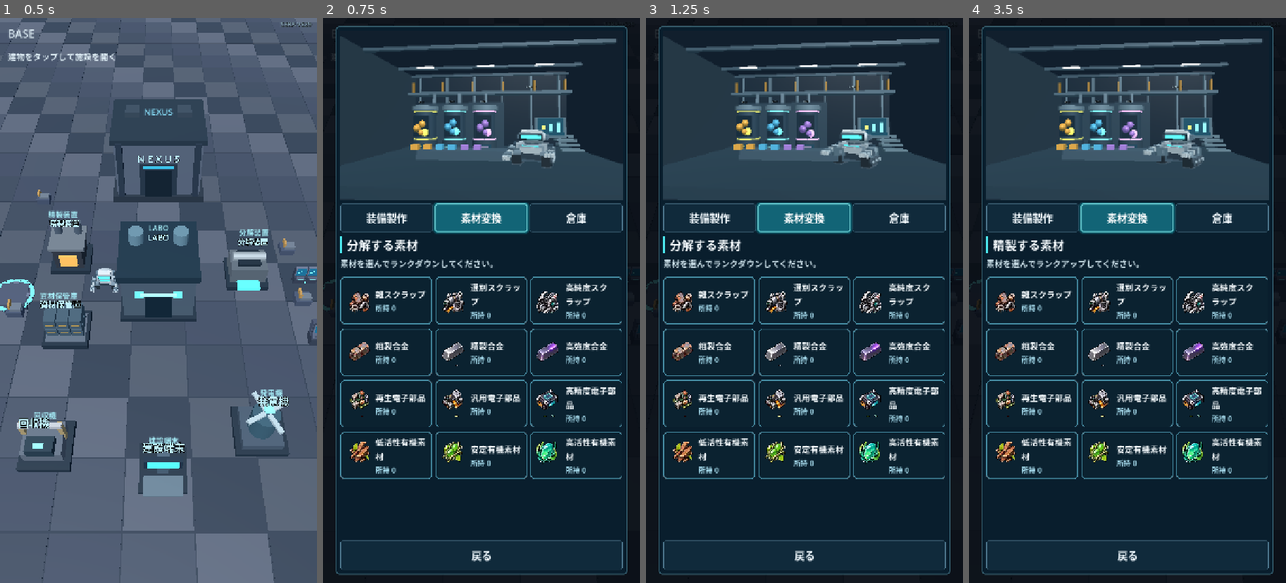
Above: before the commit, frames 1-4 (left to right).
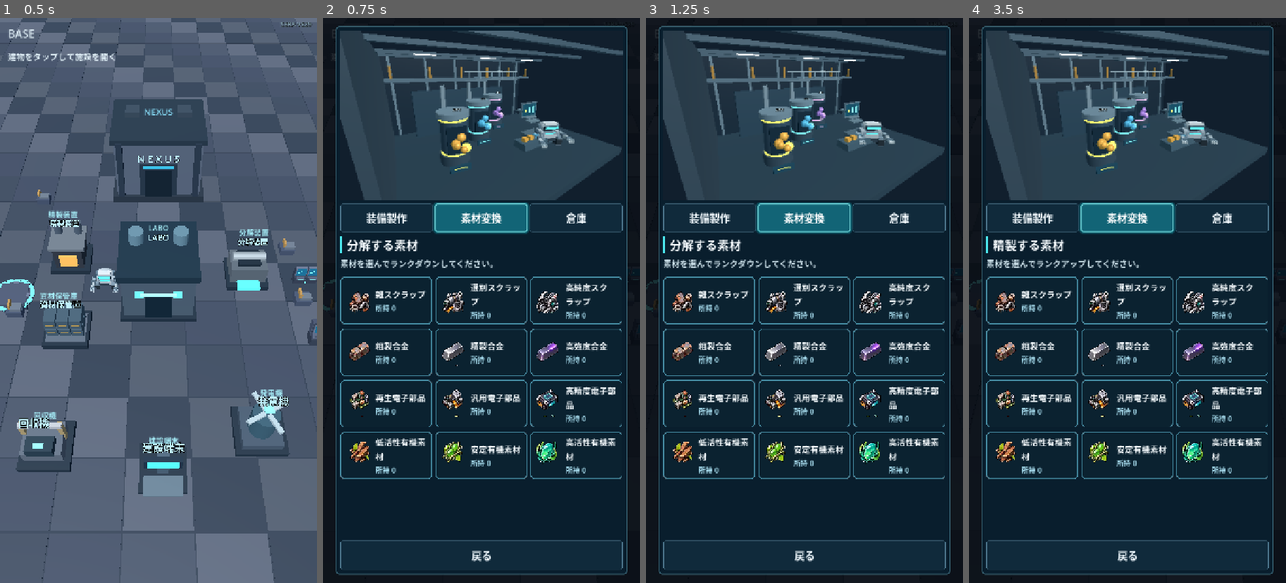
Above: after the commit, the same moments.

Repository: shejklgaia-png/-
Game: Godot game, scene res://scenes/base_exploration.tscn
The game is run twice, just before and just after one commit, with the same random seed, the same clock (stepped at 60 frames per second) and the same inputs.
Inputs (mouse positions are in pixels of both pictures, inside the frame that each line leads up to):
- Up to frame 1 (0.5 s): no input
- Up to frame 2 (0.75 s): tap Enter at 0.5 s; move the mouse to (551, 272) at 0.52 s; hold Right (ui_right) from 0.53 s (still down); tap G at 0.6 s; click (551, 272) at 0.67 s
- Up to frame 3 (1.25 s): keep holding Right (ui_right); tap Space at 0.77 s
- Up to frame 4 (3.5 s): release Right (ui_right) at 1.25 s; click "再生電子部品 所持 0" at 1.25 s; click "装備製作" at 2 s; click "素材変換" at 2.75 s

Frame 1 is identical in both runs. In frame 2, 9.6% of the frame differs, in the area x 5-95%, y 2-33%; in frame 3, 9.7%; in frame 4, 9.7%.

Commit message:
Stage LABO as three cinematic compositions with canted workcells, diagonal vessels and staggered rack bays

Diff:
--- a/scripts/labo_hero_stage.gd
+++ b/scripts/labo_hero_stage.gd
@@ -92,9 +92,31 @@
         Vector3(0.18, 4.50, 6.35), Color("#263d4e"))
     _block(printer_group, "PrinterGantryOverhang", Vector3(-2.20, 3.75, -0.65),
         Vector3(3.95, 0.21, 2.75), Color("#394f61"))
-    _block(printer_group, "PrinterFloorSafetyLine", Vector3(-1.92, 0.017, 1.88),
+    _block(printer_group, "PrinterFloorSafetyLine", Vector3(-2.24, 0.017, 2.01),
         Vector3(3.5, 0.018, 0.10), Color("#d9a94e"))
-    # Additional architectural depth like the reference 3D laboratory.
+    # Asymmetric suspended service walkway: architectural diagonals converge
+    # on the foreground printer rather than mirroring the opposite wall.
+    var upper_walkway := Node3D.new()
+    upper_walkway.name = "PrinterHighServiceBridge"
+    upper_walkway.position = Vector3(1.14, 3.52, -2.60)
+    upper_walkway.rotation.y = -0.36
+    printer_group.add_child(upper_walkway)
+    _block(upper_walkway, "BridgeDeck", Vector3.ZERO,
+        Vector3(3.65, 0.11, 0.84), Color("#425a6a"))
+    _block(upper_walkway, "OpenSideGuard", Vector3(0, 0.48, 0.38),
+        Vector3(3.66, 0.06, 0.07), Color("#7898a7"))
+    for k in range(5):
+        _block(upper_walkway, "BridgeBaluster",
+            Vector3(-1.53 + float(k)*0.77, 0.23, 0.38),
+            Vector3(0.045, 0.46, 0.05), Color("#708594"))
+    # Distinct front/right close-up structure introduces foreground parallax.
+    _block(printer_group, "RightMaintenancePedestal", Vector3(3.35, 0.45, 1.35),
+        Vector3(0.92, 0.90, 1.03), Color("#415767"))
+    _block(printer_group, "RightMaintenanceLight", Vector3(3.35, 0.87, 1.90),
+        Vector3(0.55, 0.07, 0.05), Color("#c1a04d"), true)
+    _block(printer_group, "RightWallPipe", Vector3(3.63, 2.83, -2.84),
+        Vector3(0.11, 1.95, 0.18), Color("#8a9daa"))
+    # Framing beams belong only to the printing hall.
     for z in [-2.65, -1.25, 0.15]:
         _block(printer_group, "CeilingRail", Vector3(0, 4.05, z),
             Vector3(8.0, 0.15, 0.16), Color("#304b5c"))
@@ -181,7 +203,7 @@
     for i in range(4):
         _block(room, "InventoryStatusBar", Vector3(0.55, 2.51-float(i)*0.19, -4.395),
             Vector3(0.60, 0.04, 0.015), Color("#5ebacb"), true)
-    _block(room, "SorterScannerRail", Vector3(0.13, 1.10, 0.10),
+    _block(room, "SorterScannerRail", Vector3(0.28, 1.10, -0.40),
         Vector3(1.30, 0.075, 0.07), Color("#748f9a"))
     _sign(room, "H02", Vector3(-2.65, 2.60, -1.89), 28)
     _sign(room, "B02", Vector3(2.65, 2.60, -1.89), 28)
@@ -195,7 +217,8 @@
     var light := Color("#5abce4")
     var pivot := Node3D.new()
     pivot.name = "Printer"
-    pivot.position = Vector3(-1.96, 0, -0.40)
+    pivot.position = Vector3(-2.30, 0, 0.28)
+    pivot.rotation.y = 0.37 # Three-quarter gantry, not a square-on elevation.
     printer_group.add_child(pivot)
     _block(pivot, "Platform", Vector3(0, 0.29, 0),
         Vector3(2.10, 0.40, 1.60), dark)
@@ -220,7 +243,8 @@
             Vector3(0.08, 0.065, 0.05), light, true)
     printer_nozzle = Node3D.new()
     printer_nozzle.name = "PrinterNozzle"
-    printer_nozzle.position = Vector3(-1.96, 1.73, -0.40)
+    printer_nozzle.position = Vector3(-2.30, 1.73, 0.28)
+    printer_nozzle.rotation.y = pivot.rotation.y
     printer_group.add_child(printer_nozzle)
     _block(printer_nozzle, "ToolHead", Vector3(0, 0, 0),
         Vector3(0.43, 0.38, 0.42), Color("#92a8b7"))
@@ -228,7 +252,8 @@
         Vector3(0.10, 0.20, 0.10), light, true)
     printed_part = Node3D.new()
     printed_part.name = "PrintedPart"
-    printed_part.position = Vector3(-1.96, 0.70, -0.40)
+    printed_part.position = Vector3(-2.30, 0.70, 0.28)
+    printed_part.rotation.y = pivot.rotation.y
     printer_group.add_child(printed_part)
     _block(printed_part, "ArmorShell", Vector3.ZERO,
         Vector3(0.95, 0.38, 0.57), Color("#94aec1"))
@@ -236,7 +261,7 @@
         Vector3(0.43, 0.13, 0.35), Color("#3b718d"))
     _block(printed_part, "PrintEdge", Vector3(0, -0.22, 0.31),
         Vector3(0.95, 0.065, 0.035), light, true)
-    # The reference shows a broad enclosed gantry and a solid helmet shell.
+    # An imposing enclosed gantry and a solid manufactured helmet shell.
     _block(pivot, "GantrySideArmorL", Vector3(-1.08, 1.43, 0),
         Vector3(0.16, 2.14, 1.65), Color("#526b7c"))
     _block(pivot, "GantrySideArmorR", Vector3(1.08, 1.43, 0),
@@ -254,22 +279,31 @@
             Vector3(0.105, 0.06, 0.025), Color("#dfac45"), true)
 
 func _build_terminal() -> void:
-    _block(printer_group, "TerminalColumn", Vector3(2.24, 0.62, -0.35),
+    # The inspection console is turned toward the oblique camera and set
+    # deeper than the printer rather than forming a flat parallel row.
+    var console := Node3D.new()
+    console.name = "PrinterInspectionStation"
+    console.position = Vector3(1.90, 0.0, -1.43)
+    console.rotation.y = 0.43
+    printer_group.add_child(console)
+    _block(console, "TerminalColumn", Vector3(0, 0.62, 0),
         Vector3(0.38, 1.12, 0.36), Color("#486476"))
-    _block(printer_group, "TerminalConsole", Vector3(2.24, 1.06, -0.2),
+    _block(console, "TerminalConsole", Vector3(0, 1.06, 0.16),
         Vector3(1.27, 0.18, 0.87), Color("#486476"))
     var screen := Node3D.new()
     screen.name = "TerminalScreen"
-    screen.position = Vector3(2.24, 1.60, -0.65)
+    screen.position = Vector3(0, 1.62, -0.27)
     screen.rotation.x = -0.22
-    printer_group.add_child(screen)
+    console.add_child(screen)
     _block(screen, "DisplayBack", Vector3.ZERO,
         Vector3(1.38, 0.91, 0.08), Color("#425e6c"))
     _block(screen, "DisplayGlass", Vector3(0, 0, 0.055),
         Vector3(1.22, 0.76, 0.022), Color("#183a4f"))
     for row in range(4):
-        _block(screen, "ReadoutLine", Vector3(-0.22, 0.26 - row * 0.16, 0.07),
-            Vector3(0.59 - row * 0.04, 0.025, 0.008), Color("#45b1d2"), true)
+        _block(screen, "ReadoutLine",
+            Vector3(-0.22, 0.26 - float(row)*0.16, 0.07),
+            Vector3(0.59 - float(row)*0.04, 0.025, 0.008),
+            Color("#45b1d2"), true)
     _block(screen, "ReadoutModel", Vector3(0.39, 0.01, 0.07),
         Vector3(0.26, 0.36, 0.008), Color("#6cd9f0"), true)
     _block(screen, "ScreenCorner", Vector3(0.49, -0.27, 0.073),
@@ -302,29 +336,41 @@
     converter_group = Node3D.new()
     converter_group.name = "MaterialConversionScene"
     add_child(converter_group)
-    _block(converter_group, "MachineBackplane", Vector3(-1.50, 1.25, -2.85),
-        Vector3(4.95, 2.75, 0.36), Color("#2f4656"))
     var glows: Array[Color] = [
         Color("#edac49"), Color("#56b8e0"), Color("#aa80d7")]
+    # Three LARGE tanks step diagonally away from the left foreground.
+    # Tank internals remain consistent; the placement is NOT a straight row.
+    var stations: Array[Vector2] = [
+        Vector2(-2.75, 0.10),
+        Vector2(-0.91, -1.22),
+        Vector2(0.90, -2.50)]
+    _block(converter_group, "RefineryBackingMachinery",
+        Vector3(-0.70, 1.35, -3.49),
+        Vector3(6.15, 2.65, 0.29), Color("#294354"))
     for i in range(3):
-        var x: float = -3.05 + float(i) * 1.50
-        _cylinder(converter_group, "ChamberBase", Vector3(x, 0.45, -1.52),
+        var x: float = stations[i].x
+        var z: float = stations[i].y
+        var station := Node3D.new()
+        station.name = "RefineryVessel_%d" % i
+        station.position = Vector3(x, 0, z)
+        # Face toward the high left-side service camera.
+        station.rotation.y = -0.14
+        converter_group.add_child(station)
+        _cylinder(station, "ChamberBase", Vector3(0, 0.45, 0),
             0.62, 0.40, Color("#354a59"))
-        _cylinder(converter_group, "ChamberBody", Vector3(x, 1.35, -1.52),
+        _cylinder(station, "ChamberBody", Vector3(0, 1.35, 0),
             0.53, 1.52, Color("#344c5e"))
-        # Open front of the opaque chamber, so the emissive contents remain
-        # visible without costly refractive glass/transparency passes.
-        _block(converter_group, "ChamberWindow", Vector3(x, 1.33, -0.98),
-            Vector3(0.75, 1.03, 0.08), Color("#132c3c"))
-        _cylinder(converter_group, "ChamberRoof", Vector3(x, 2.22, -1.52),
+        _block(station, "ChamberWindow", Vector3(0, 1.33, 0.54),
+            Vector3(0.75, 1.03, 0.075), Color("#132c3c"))
+        _cylinder(station, "ChamberRoof", Vector3(0, 2.22, 0),
             0.65, 0.20, Color("#6e8795"))
-        _cylinder(converter_group, "RingTop", Vector3(x, 2.03, -1.52),
+        _cylinder(station, "RingTop", Vector3(0, 2.03, 0),
             0.56, 0.07, glows[i], true)
-        _cylinder(converter_group, "RingLower", Vector3(x, 0.70, -1.52),
+        _cylinder(station, "RingLower", Vector3(0, 0.70, 0),
             0.56, 0.07, glows[i], true)
         var rotor := Node3D.new()
         rotor.name = "CrystalRotor_" + str(i)
-        rotor.position = Vector3(x, 1.25, -0.87)
+        rotor.position = Vector3(x, 1.25, z + 0.68)
         converter_group.add_child(rotor)
         converter_crystals.append(rotor)
         for j in range(5):
@@ -338,64 +384,93 @@
             crystal.mesh = gem
             crystal.material_override = _paint(glows[i], j == 0)
             crystal.position = Vector3(
-                0.21 * cos(float(j) * 2.5),
-                -0.23 + float(j % 3) * 0.20,
-                0.11 * sin(float(j) * 2.5))
+                0.21*cos(float(j)*2.5),
+                -0.23+float(j % 3)*0.20,
+                0.11*sin(float(j)*2.5))
             rotor.add_child(crystal)
-        # A pipe joint and illuminated status stripe identify each station.
-        _block(converter_group, "PipeUpright", Vector3(x, 2.70, -2.75),
-            Vector3(0.15, 0.92, 0.13), Color("#718897"))
-        _block(converter_group, "StatusScreen", Vector3(x, 0.40, -0.62),
-            Vector3(0.72, 0.24, 0.06), Color("#21495d"))
-        _block(converter_group, "Readout", Vector3(x, 0.42, -0.57),
-            Vector3(0.47, 0.03, 0.015), glows[i], true)
-    for i in range(3):
-        _sign(converter_group, "REF %d" % (i+1),
-            Vector3(-3.05 + float(i)*1.50, 2.48, -0.90), 25)
-    _block(converter_group, "ServiceBench", Vector3(0, 0.29, 0.42),
-        Vector3(4.9, 0.35, 0.76), Color("#435b6b"))
+        _block(station, "FeedPipe", Vector3(-0.22, 2.72, -0.78),
+            Vector3(0.17, 0.95, 0.14), Color("#7d929e"))
+        _block(station, "StatusScreen", Vector3(0, 0.40, 0.90),
+            Vector3(0.76, 0.25, 0.065), Color("#21495d"))
+        _block(station, "Readout", Vector3(0, 0.42, 0.95),
+            Vector3(0.50, 0.03, 0.015), glows[i], true)
+        _sign(station, "REF %d" % (i+1),
+            Vector3(0, 2.52, 0.72), 28)
+    # Far-side raised operator platform adds a second architectural plane.
+    var catwalk := Node3D.new()
+    catwalk.name = "OverheadObliqueRefineryBridge"
+    catwalk.position = Vector3(1.15, 3.24, -3.18)
+    catwalk.rotation.y = -0.34
+    converter_group.add_child(catwalk)
+    _block(catwalk, "Walkway", Vector3.ZERO,
+        Vector3(3.55, 0.15, 0.75), Color("#68808e"))
+    _block(catwalk, "SafetyRail", Vector3(0, 0.46, 0.37),
+        Vector3(3.5, 0.07, 0.05), Color("#aec1c8"))
+    for k in range(5):
+        _block(catwalk, "CatwalkBaluster",
+            Vector3(-1.48+float(k)*0.74, 0.23, 0.37),
+            Vector3(0.05, 0.44, 0.05), Color("#8ca8b5"))
+    # Sample sorting occupies the open right foreground, NOT in front of tank 1.
+    _block(converter_group, "SampleExchangeBench", Vector3(1.60, 0.29, 0.73),
+        Vector3(2.65, 0.35, 0.72), Color("#445f6e"))
     for j in range(6):
-        var box_x: float = -2.65 + float(j) * 0.49
-        _block(converter_group, "SortedMaterials", Vector3(box_x, 0.54, 0.46),
-            Vector3(0.27, 0.20, 0.23), glows[int(j/2)])
+        var box_x: float = 0.59 + float(j)*0.40
+        _block(converter_group, "SortedMaterials",
+            Vector3(box_x, 0.54, 0.75),
+            Vector3(0.24, 0.20, 0.23), glows[int(j / 2)])
 
 func _build_warehouse() -> void:
     warehouse_group = Node3D.new()
     warehouse_group.name = "WarehouseScene"
     add_child(warehouse_group)
-    # Industrial shelving in depth; small solid bins are instanced geometry,
-    # never separate UI controls, and stay under one hundred static meshes.
+    # Two rack banks have very different distances from camera. Their
+    # individually turned faces create a receding, asymmetric warehouse aisle.
     for side in [-1, 1]:
-        var x: float = float(side) * 2.65
-        _block(warehouse_group, "RackBack", Vector3(x, 1.67, -2.45),
-            Vector3(2.15, 3.15, 0.16), Color("#253d4c"))
+        var bay := Node3D.new()
+        bay.name = "RackBay_Left" if side < 0 else "RackBay_Right"
+        bay.position = (Vector3(-2.66, 0.0, 0.12) if side < 0
+            else Vector3(2.70, 0.0, -2.03))
+        bay.rotation.y = -0.31 if side < 0 else 0.16
+        warehouse_group.add_child(bay)
+        _block(bay, "RackBack", Vector3(0, 1.67, -0.26),
+            Vector3(2.18, 3.18, 0.16), Color("#253d4c"))
         for col in range(3):
             for row in range(4):
-                var box_x: float = x - 0.68 + float(col) * 0.67
-                var box_y: float = 0.59 + float(row) * 0.67
-                _block(warehouse_group, "StorageBin", Vector3(box_x, box_y, -2.23),
+                var box_x: float = -0.68 + float(col)*0.67
+                var box_y: float = 0.59 + float(row)*0.67
+                _block(bay, "StorageBin", Vector3(box_x, box_y, -0.02),
                     Vector3(0.53, 0.45, 0.40), Color("#536c7b"))
-                _block(warehouse_group, "BinID", Vector3(box_x, box_y+0.10, -1.99),
+                _block(bay, "BinID", Vector3(box_x, box_y+0.10, 0.20),
                     Vector3(0.36, 0.08, 0.02), Color("#a9ccd9"))
-                _block(warehouse_group, "BinHandle", Vector3(box_x, box_y-0.12, -1.99),
+                _block(bay, "BinHandle", Vector3(box_x, box_y-0.12, 0.20),
                     Vector3(0.17, 0.04, 0.025), Color("#253c4e"))
         for row in range(5):
-            _block(warehouse_group, "ShelfBar", Vector3(x, 0.26+float(row)*0.67, -2.08),
+            _block(bay, "ShelfBar", Vector3(0, 0.26+float(row)*0.67, 0.09),
                 Vector3(2.25, 0.09, 0.52), Color("#718b98"))
         for edge in [-1.12, 1.12]:
-            _block(warehouse_group, "RackPost", Vector3(x+edge, 1.66, -2.04),
+            _block(bay, "RackPost", Vector3(edge, 1.66, 0.07),
                 Vector3(0.11, 3.40, 0.12), Color("#7793a0"))
-    _sign(warehouse_group, "H01",
-        Vector3(-2.65, 3.20, -2.08), 40)
-    _sign(warehouse_group, "B01",
-        Vector3(2.65, 3.20, -2.08), 40)
-    _block(warehouse_group, "SortingTable", Vector3(0.13, 0.51, 0.06),
+        _sign(bay, "H01" if side < 0 else "B01",
+            Vector3(0, 3.20, 0.16), 42)
+    # Off-center inventory processing table establishes a distinct third layer.
+    _block(warehouse_group, "SortingTable", Vector3(0.28, 0.51, -0.41),
         Vector3(1.25, 0.28, 0.84), Color("#465e6d"))
-    _block(warehouse_group, "ScanningPanel", Vector3(0.13, 0.70, 0.10),
+    _block(warehouse_group, "ScanningPanel", Vector3(0.28, 0.70, -0.37),
         Vector3(1.05, 0.07, 0.67), Color("#23495d"))
     for col in range(4):
-        _block(warehouse_group, "SortingReadout", Vector3(-0.25+float(col)*0.25, 0.75, 0.05),
+        _block(warehouse_group, "SortingReadout",
+            Vector3(-0.10+float(col)*0.25, 0.75, -0.40),
             Vector3(0.13, 0.02, 0.44), Color("#56b6d3"), true)
+    # Small foreground crane at an angle, not a parallel rack row.
+    var overhead_rail := Node3D.new()
+    overhead_rail.name = "WarehouseConveyorOverhead"
+    overhead_rail.position = Vector3(0.80, 3.90, -1.05)
+    overhead_rail.rotation.y = 0.36
+    warehouse_group.add_child(overhead_rail)
+    _block(overhead_rail, "ConveyorRail", Vector3.ZERO,
+        Vector3(3.45, 0.22, 0.24), Color("#6c8491"))
+    _block(overhead_rail, "ConveyorLuminousStrip", Vector3(0, -0.14, 0.10),
+        Vector3(3.35, 0.045, 0.04), Color("#6cc2d8"), true)
 
 func _ready() -> void:
     var world := WorldEnvironment.new()
@@ -425,7 +500,7 @@
     _build_crate()
     warehouse_scanner = Node3D.new()
     warehouse_scanner.name = "TravelingInventoryScanner"
-    warehouse_scanner.position = Vector3(0.1, 1.12, 0.10)
+    warehouse_scanner.position = Vector3(0.28, 1.12, -0.40)
     warehouse_group.add_child(warehouse_scanner)
     _block(warehouse_scanner, "ScanHead", Vector3.ZERO,
         Vector3(0.19, 0.10, 0.33), Color("#4ce0e9"), true)
@@ -448,26 +523,32 @@
     crate_left_arm.rotation = Vector3.ZERO
     match current_section:
         "LABO":
-            crate.position = Vector3(1.25, 0, 0.96)
+            crate.position = Vector3(1.20, 0, 1.25)
             crate.rotation.y = 2.55
             work_state = "print_to_terminal"
-            hero_camera.position = Vector3(0.30, 1.40, 6.95)
-            hero_camera.fov = 52.0
-            hero_camera.look_at(Vector3(-0.2, 1.86, -0.95), Vector3.UP)
+            # Low-right, upward-looking diagonal frame: foreground printer,
+            # middle ground CRATE and rear suspended service bridge.
+            hero_camera.position = Vector3(4.45, 1.10, 6.05)
+            hero_camera.fov = 62.0
+            hero_camera.look_at(Vector3(-0.75, 1.88, -0.87), Vector3.UP)
         "SMELTER", "RECYCLER":
-            crate.position = Vector3(1.84, 0, 0.66)
+            crate.position = Vector3(2.18, 0, 0.78)
             crate.rotation.y = 2.80
             work_state = "refinery_audit"
-            hero_camera.position = Vector3(0.50, 1.49, 7.1)
-            hero_camera.fov = 52.0
-            hero_camera.look_at(Vector3(-0.17, 1.83, -1.15), Vector3.UP)
+            # High-left downward three-quarter shot along the diagonal
+            # procession of three staggered refinery chambers.
+            hero_camera.position = Vector3(-4.50, 3.70, 5.15)
+            hero_camera.fov = 61.0
+            hero_camera.look_at(Vector3(-0.70, 1.46, -1.22), Vector3.UP)
         "STORAGE":
-            crate.position = Vector3(0.82, 0, 0.55)
+            crate.position = Vector3(0.70, 0, 0.72)
             crate.rotation.y = 2.95
             work_state = "storage_scan"
-            hero_camera.position = Vector3(-0.25, 1.52, 7.3)
-            hero_camera.fov = 52.0
-            hero_camera.look_at(Vector3(0.05, 1.93, -1.27), Vector3.UP)
+            # Elevated aisle-wide camera, opposite the refinery's left-side
+            # vantage: near-left rack and distant right bank make deep parallax.
+            hero_camera.position = Vector3(4.20, 3.10, 5.40)
+            hero_camera.fov = 63.0
+            hero_camera.look_at(Vector3(-0.30, 1.72, -1.50), Vector3.UP)
 
 func _move_to(goal: Vector3, delta: float) -> bool:
     var planar := Vector3(goal.x, crate.position.y, goal.z)
@@ -501,12 +582,12 @@
 
 func _animate_manufacturing(delta: float) -> void:
     # Print head and part grow on the manufacturing page only.
-    printer_nozzle.position.x = -1.96 + 0.54 * sin(clock * 1.9)
-    printer_nozzle.position.z = -0.40 + 0.24 * cos(clock * 1.13)
+    printer_nozzle.position.x = -2.30 + 0.54 * sin(clock * 1.9)
+    printer_nozzle.position.z = 0.28 + 0.24 * cos(clock * 1.13)
     printed_part.scale.y = 0.78 + 0.15 * sin(clock * 0.37)
     match work_state:
         "print_to_terminal":
-            if _move_to(Vector3(1.75, 0, 0.61), delta):
+            if _move_to(Vector3(1.50, 0, -0.35), delta):
                 _enter("print_inspect_terminal")
         "print_inspect_terminal":
             crate.rotation.y = lerp_angle(crate.rotation.y, -2.85, minf(delta*2.0, 1.0))
@@ -515,7 +596,7 @@
             if state_time > 3.1:
                 _enter("print_to_machine")
         "print_to_machine":
-            if _move_to(Vector3(-0.62, 0, 0.96), delta):
+            if _move_to(Vector3(-0.58, 0, 1.39), delta):
                 _enter("print_inspect_shell")
         "print_inspect_shell":
             crate_head.rotation.x = lerpf(crate_head.rotation.x, -0.18, minf(delta*3.0, 1.0))
@@ -537,7 +618,7 @@
             if state_time > 3.5:
                 _enter("refinery_to_samples")
         "refinery_to_samples":
-            if _move_to(Vector3(0.5, 0, 0.79), delta):
+            if _move_to(Vector3(1.07, 0, 1.50), delta):
                 _enter("refinery_sort")
         "refinery_sort":
             crate_head.rotation.x = lerpf(crate_head.rotation.x, 0.27, minf(delta*3.0, 1.0))
@@ -545,12 +626,12 @@
             if state_time > 2.7:
                 _enter("refinery_return")
         "refinery_return":
-            if _move_to(Vector3(1.84, 0, 0.66), delta):
+            if _move_to(Vector3(2.18, 0, 0.78), delta):
                 _enter("refinery_audit")
 
 func _animate_inventory(delta: float) -> void:
     # Warehouse alone: rail scanner sweeps, robot checks bins and logs stock.
-    warehouse_scanner.position.x = 0.12 + 0.46*sin(clock*1.8)
+    warehouse_scanner.position.x = 0.28 + 0.46*sin(clock*1.8)
     warehouse_scanner.rotation.y = 0.22*sin(clock*1.2)
     match work_state:
         "storage_scan":
@@ -559,7 +640,7 @@
             if state_time > 2.2:
                 _enter("storage_go_left")
         "storage_go_left":
-            if _move_to(Vector3(-1.02, 0, 0.51), delta):
+            if _move_to(Vector3(-0.94, 0, 1.18), delta):
                 _enter("storage_get_bin")
         "storage_get_bin":
             crate_left_arm.rotation.x = -0.26 + 0.24*sin(clock*2.3)
@@ -568,7 +649,7 @@
             if state_time > 2.8:
                 _enter("storage_go_terminal")
         "storage_go_terminal":
-            if _move_to(Vector3(0.82, 0, 0.55), delta):
+            if _move_to(Vector3(0.70, 0, 0.72), delta):
                 _enter("storage_log_stock")
         "storage_log_stock":
             crate_head.rotation.x = lerpf(crate_head.rotation.x, 0.20, minf(delta*3.0, 1.0))
